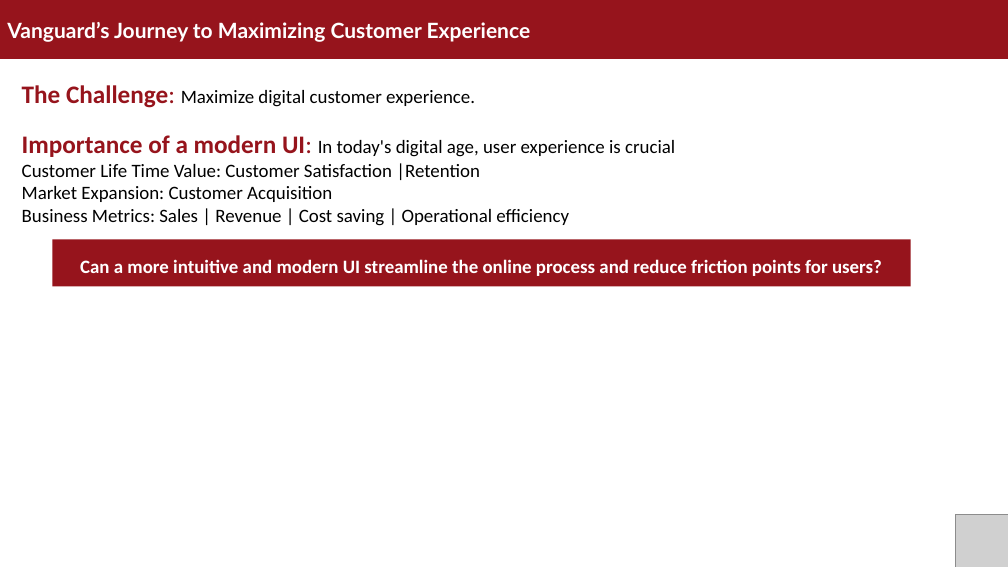
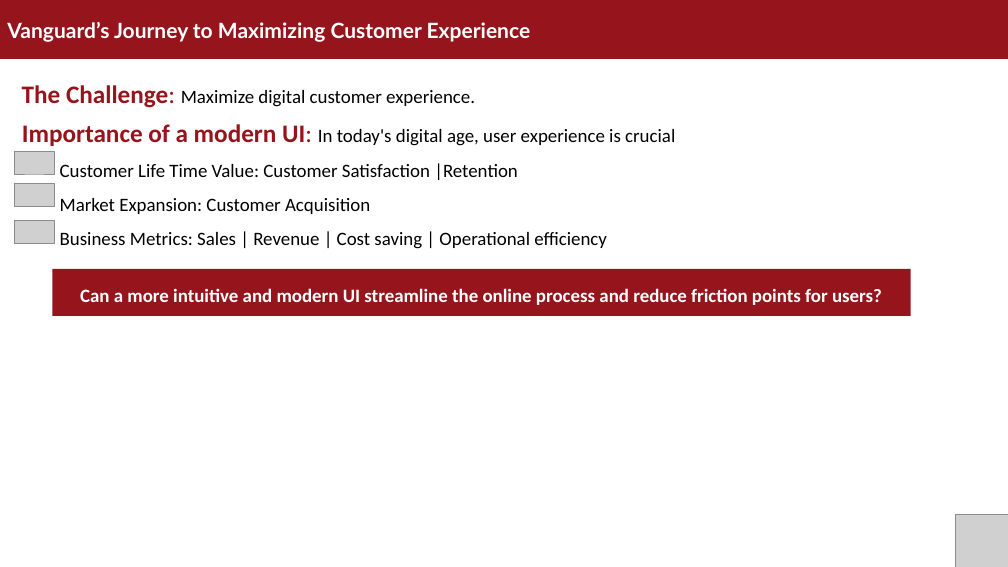
Before and after one commit to vsalto/Customer-Experience-UI-AB-Testing, a slide deck: slide 3 of slides/A_B test - UI (1).pptx. Drawn at 1008x567 pixels with LibreOffice and Linux fonts; fonts in the diff are those of the drawing; grey boxes stand for pictures. Boxes give left, top, right and bottom in pixels: in the first picture for what was removed or moved away, otherwise in the second. Text is boxed around its words. In the diff, an @@ line names an element or a change of style, - is before the commit and + after.

```diff
--- a/slides/A_B test - UI (1).pptx
+++ b/slides/A_B test - UI (1).pptx
@@ text "Importance of a modern UI: ...": place and size @@
-text "Importance of a modern UI: ..." at <box>22,135,675,226</box>
+text "Importance of a modern UI: ..." at <box>22,124,675,249</box>
@@ picture added at <box>14,152,54,174</box> @@
@@ text at <box>60,163,607,249</box>: line spacing 1 to 1.5 @@
@@ picture added at <box>14,184,54,206</box> @@
@@ picture added at <box>14,221,54,243</box> @@
@@ rectangle: place and size @@
-rectangle at <box>52,240,910,287</box>
+rectangle at <box>52,269,910,316</box>
@@ text "Can a more intuitive and ...": place and size @@
-text "Can a more intuitive and ..." at <box>80,259,882,276</box>
+text "Can a more intuitive and ..." at <box>80,288,882,305</box>
```
Also in this commit, not shown: 8 other slides changed, 1 slide added.
